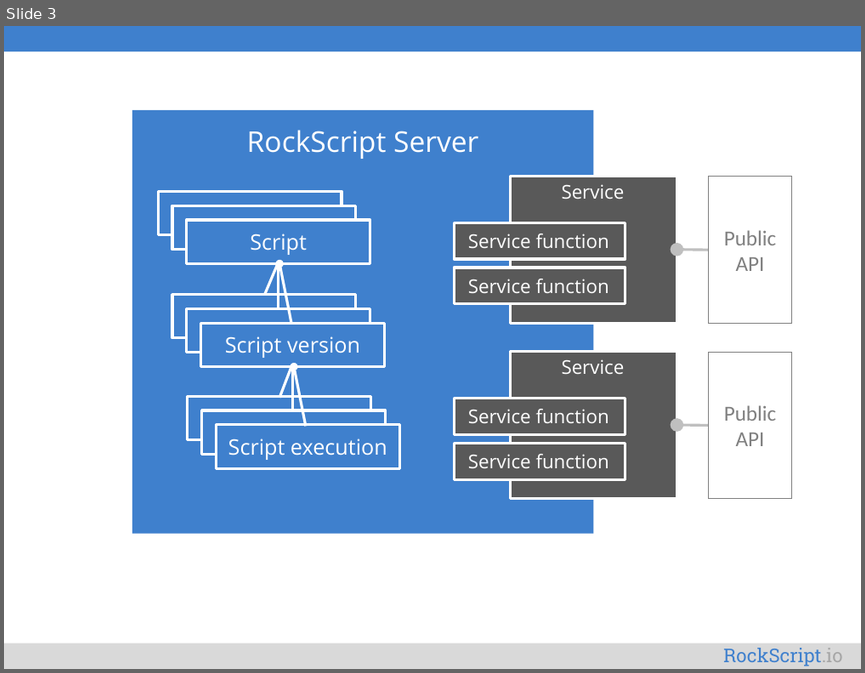
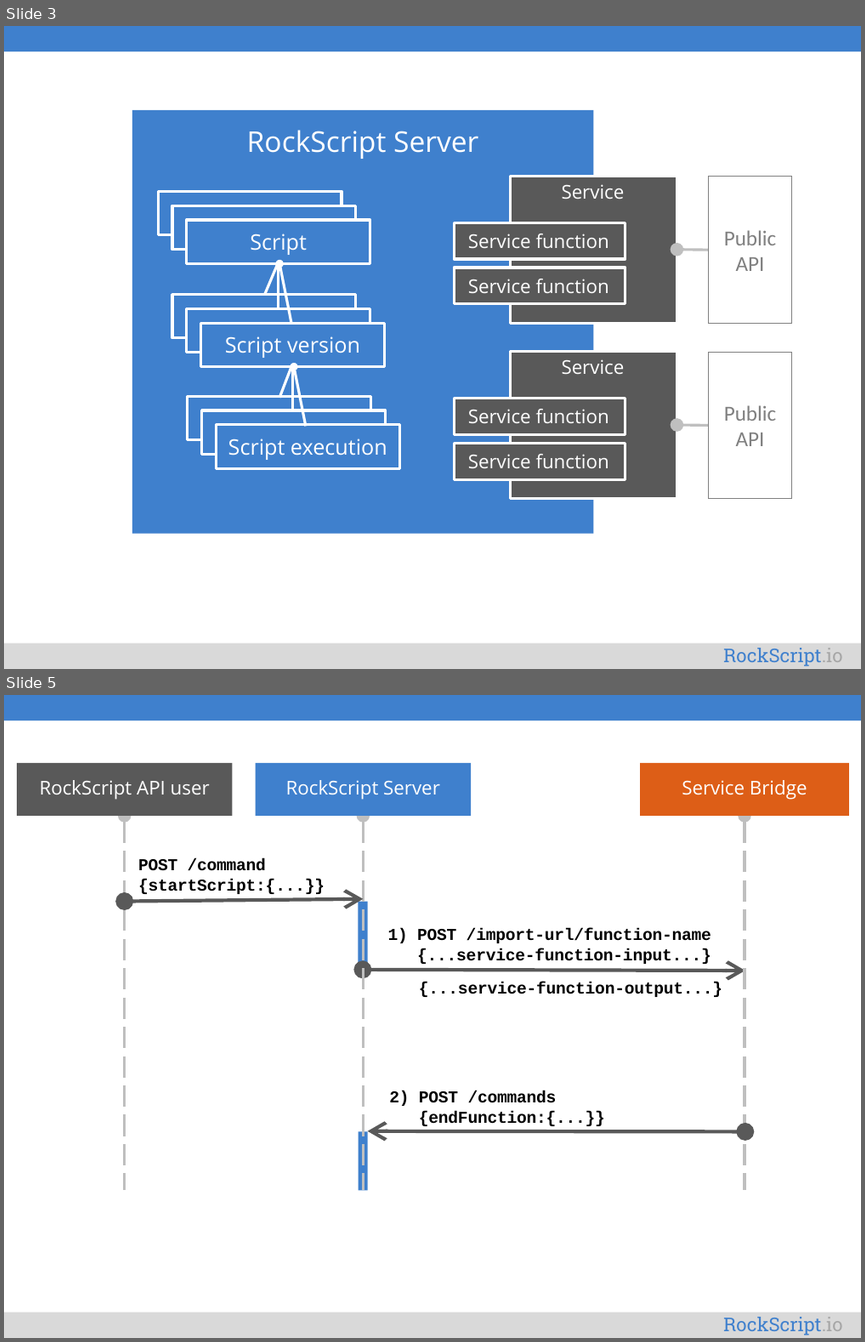
Before and after one commit to rockscript/rockscript, a slide deck: docs/diagrams.pptx. Shown one above the other, each under a label of ours: slide 3 before the commit, slides 3 and 5 after it; the slides between them are not shown. The pictures are 865x673 and 865x1342 pixels, drawn with LibreOffice and Linux fonts; fonts in the diff are those of the drawing. Boxes give left, top, right and bottom in pixels: in the first picture for what was removed or moved away, otherwise in the second. Text is boxed around its words. In the diff, an @@ line names an element or a change of style, - is before the commit and + after.

Commit message:
Renamed name to scriptName in save command and docs progress

```diff
--- a/docs/diagrams.pptx
+++ b/docs/diagrams.pptx
@@ slide 5 added at [4, 695, 861, 1338], background #FFFFFF; not listed: 3 template elements that a slide beside it also shows @@
@@ rectangle added at [17, 763, 232, 815], fill #595959, 16 pt, text #FFFFFF @@
+RockScript API user
@@ rectangle added at [255, 763, 470, 815], fill #3F80CD, 16 pt, text #FFFFFF @@
+RockScript Server
@@ rectangle added at [640, 763, 849, 815], fill #DD5E17, 16 pt, text #FFFFFF @@
+Service Bridge
@@ arrow added from (125, 1191) to (125, 816), #BFBFBF 2.25 pt dashed @@
@@ arrow added from (363, 1191) to (363, 816), #BFBFBF 2.25 pt dashed @@
@@ arrow added from (744, 1191) to (744, 816), #BFBFBF 2.25 pt dashed @@
@@ text added at [138, 858, 324, 894], 14 pt, text #000000, bold @@
+POST /command
+{startScript:{...}}
@@ double arrow added from (125, 902) to (363, 899), #595959 3 pt @@
@@ rectangle added at [358, 902, 367, 970], fill #3F80CD @@
@@ text added at [388, 929, 711, 964], 14 pt, text #000000, bold @@
+1) POST /import-url/function-name
+{...service-function-input...}
@@ double arrow added from (363, 970) to (745, 970), #595959 3 pt @@
@@ text added at [419, 981, 722, 997], 14 pt, text #000000, bold @@
+{...service-function-output...}
@@ text added at [389, 1090, 605, 1126], 14 pt, text #000000, bold @@
+2) POST /commands
+{endFunction:{...}}
@@ rectangle added at [358, 1131, 367, 1190], fill #3F80CD @@
@@ double arrow added from (745, 1131) to (367, 1131), #595959 3 pt @@
```
Also in this commit, not shown: 1 slide changed, 1 other slide added, 29 other files.
